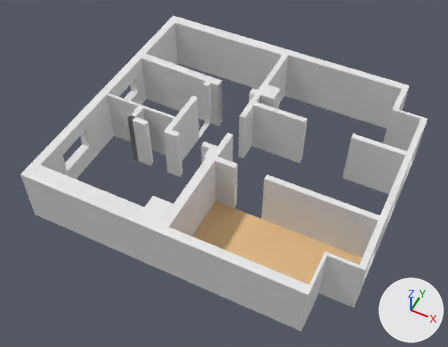
The Blender file Blender/Home.blend, before and after one commit.
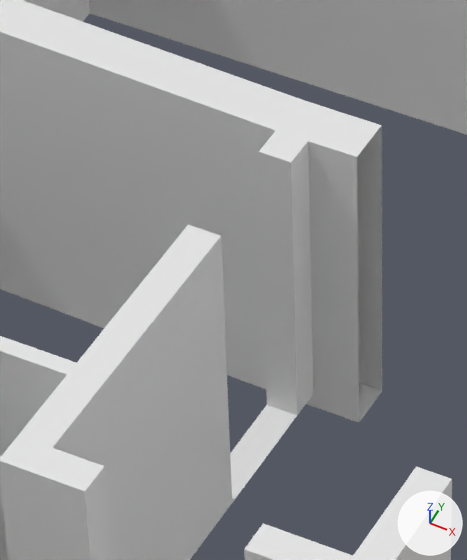
Old and new are each drawn whole from a 50 mm camera at (6.22, -13.81, 16.31) aimed at (-0.1, -1.16, 0.5) and again close up on the part from 37% to 53% of the width and 18% to 42% of the height. The lights are fixed; the arrows at lower right show +X, +Y and +Z. The same objects are shown in both versions, whatever each file hides.

Before the edit, the objects in view are built like this:
```python
me_doorbathroom = bpy.data.meshes.new('DoorBathroom')
me_doorbathroom.from_pydata([(-0.069, -0.357, 0.0), (0.131, -0.357, 0.0), (-0.069, 0.443, 0.0), (0.131, 0.443, 0.0)], [], [(0, 1, 3, 2)])
me_walls = bpy.data.meshes.new('WALLS')
me_walls.from_pydata(...)  # 324 vertices, 353 faces; spans x -3.42..7.18, y -9.84..-0.34, z -0.88..1.22
me_walls.materials.append(mat_materialwalls)  # white #e7e7e7
# before: 36 (0.08, -2.94, 1.12) at pixel (381, 125), 37 (0.08, -2.94, -0.88) at pixel (382, 390), 38 (0.08, -3.24, 1.12) at pixel (356, 157), 39 (0.08, -3.24, -0.88) at pixel (359, 422), 260 (-0.22, -2.94, -0.88)
# before: 261 (-0.22, -3.24, -0.88) at pixel (313, 406), 263 (-0.42, -3.24, -0.88), 265 (-0.42, -2.94, -0.88)
ob_doorbathroom = bpy.data.objects.new('DOORBATHROOM', me_doorbathroom)
ob_doorbathroom.location = (-2.031, 0.757, 0.0)
ob_walls = bpy.data.objects.new('WALLS', me_walls)
ob_walls.location = (-1.684, 4.643, 0.778)
```
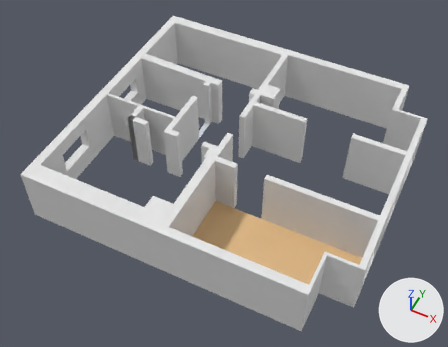
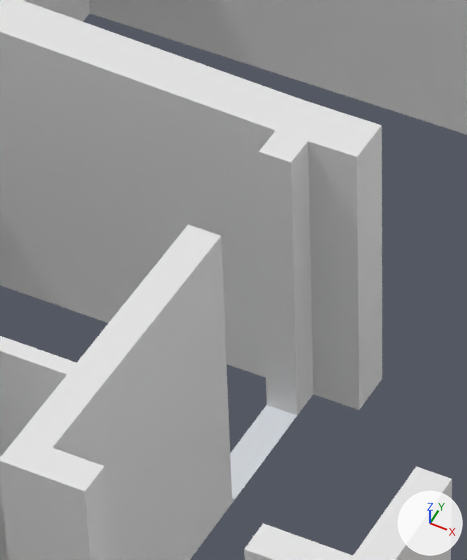
Location of each change, [x1, y1, x2, y2] in pixels of the close-ups (467 x 560 px):
```json
{"part": 1, "of": "me_walls", "change": "built on", "before": [0, 31, 382, 422], "after": [0, 31, 382, 410]}
```

Scene script edits in JSON lines:
```json
{"block": "me_walls", "where": "me_walls.from_pydata(...)  # 324 vertices, 353 faces; spans x -3.42..7.18, y -9.84..-0.34, z -0.88..1.22"}
{"block": "me_walls", "where": "# used by ob_walls; location = (-1.684, 4.643, 0.778)"}
{"block": "me_walls", "where": "# verts and faces of me_walls; kept vertices keep their numbers, new ones are numbered from 324"}
{"block": "me_walls", "change": "me_walls part 1"}
{"op": "add", "block": "me_walls", "code": "for i in [37, 39, 260, 261, 263, 265]: verts[i] += (0.0, 0.0, 0.1)"}
{"op": "add", "block": "me_walls", "code": "verts[324] = (0.08, -2.94, -0.78)  # pixel (382, 378)"}
{"op": "add", "block": "me_walls", "code": "verts[325] = (0.08, -3.24, -0.78)  # pixel (359, 410)"}
{"op": "add", "block": "me_walls", "code": "faces += [(36, 38, 325, 324)]"}
```
